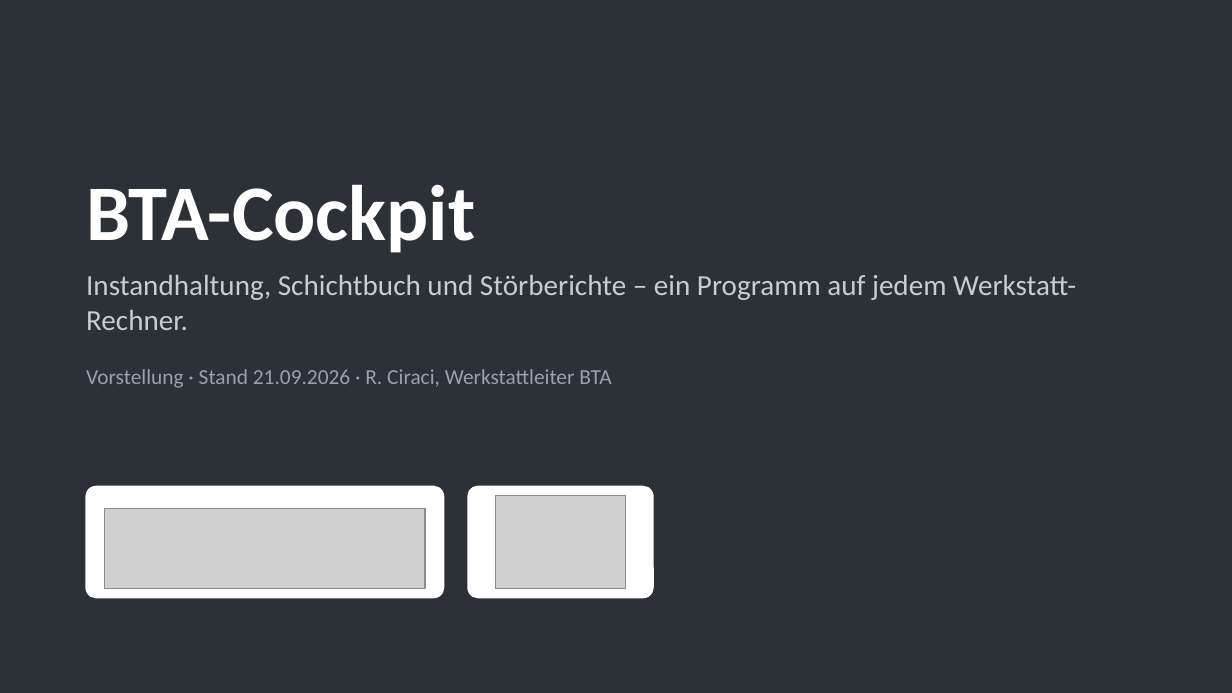
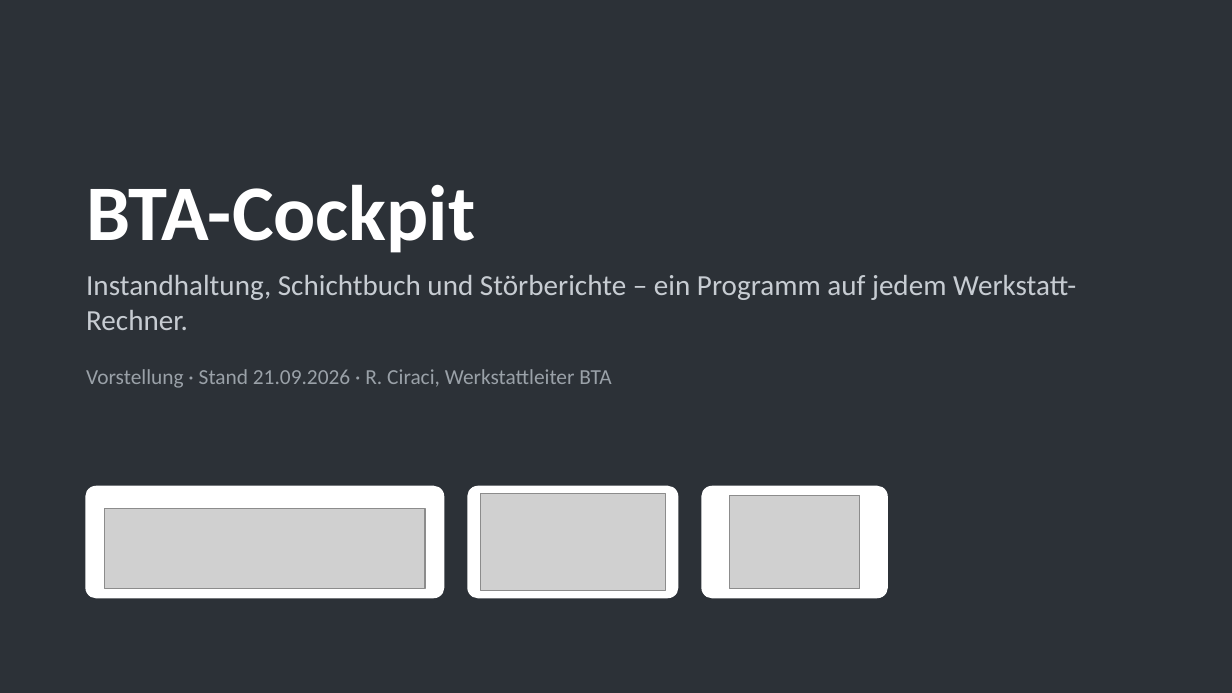
Before and after one commit to ciraciroberto90-debug/WerkstattKalender, a slide deck: slide 1 of doku/BTA-Cockpit-Hauptpraesentation.pptx. Drawn at 1232x693 pixels with LibreOffice and Linux fonts; fonts in the diff are those of the drawing; grey boxes stand for pictures. Boxes give left, top, right and bottom in pixels: in the first picture for what was removed or moved away, otherwise in the second. Text is boxed around its words. In the diff, an @@ line names an element or a change of style, - is before the commit and + after.

```diff
--- a/doku/BTA-Cockpit-Hauptpraesentation.pptx
+++ b/doku/BTA-Cockpit-Hauptpraesentation.pptx
@@ rounded rectangle: place and size @@
-rounded rectangle at box(468, 487, 653, 598)
+rounded rectangle at box(468, 487, 678, 598)
@@ picture: place and size @@
-picture at box(495, 495, 626, 589)
+picture at box(480, 493, 665, 590)
@@ rounded rectangle added at box(702, 487, 887, 598), fill #FFFFFF, outline #FFFFFF 1 pt @@
@@ picture added at box(729, 495, 860, 589) @@
```
Also in this commit, not shown: 1 other slide changed, 3 other files.
